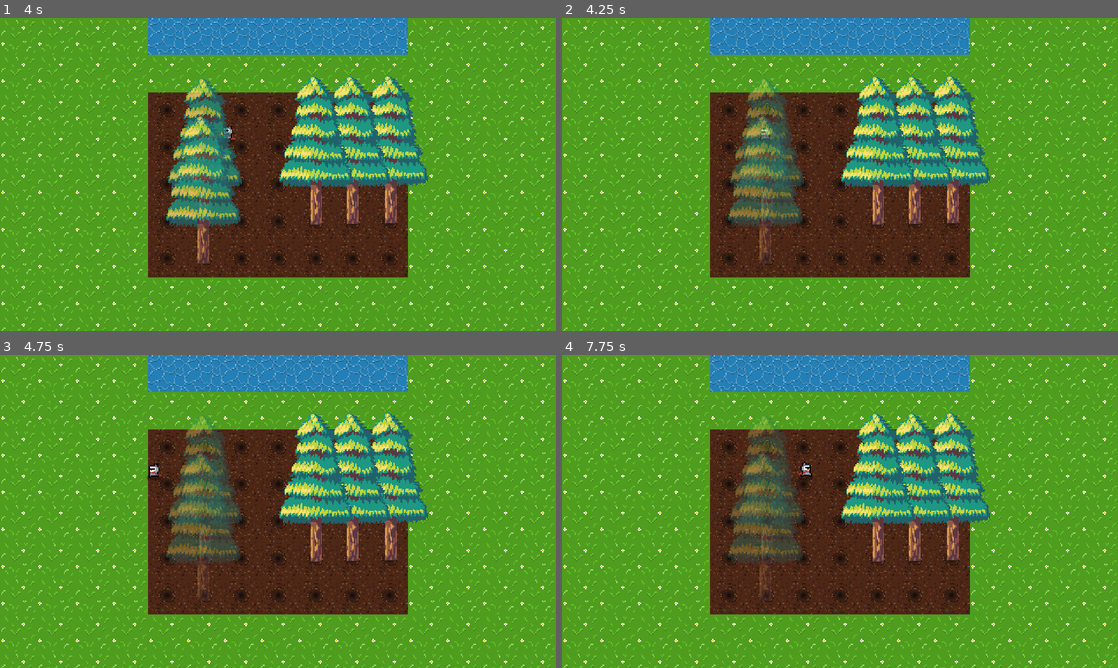
Above: before the commit, frames 1-4 (two rows, left to right).
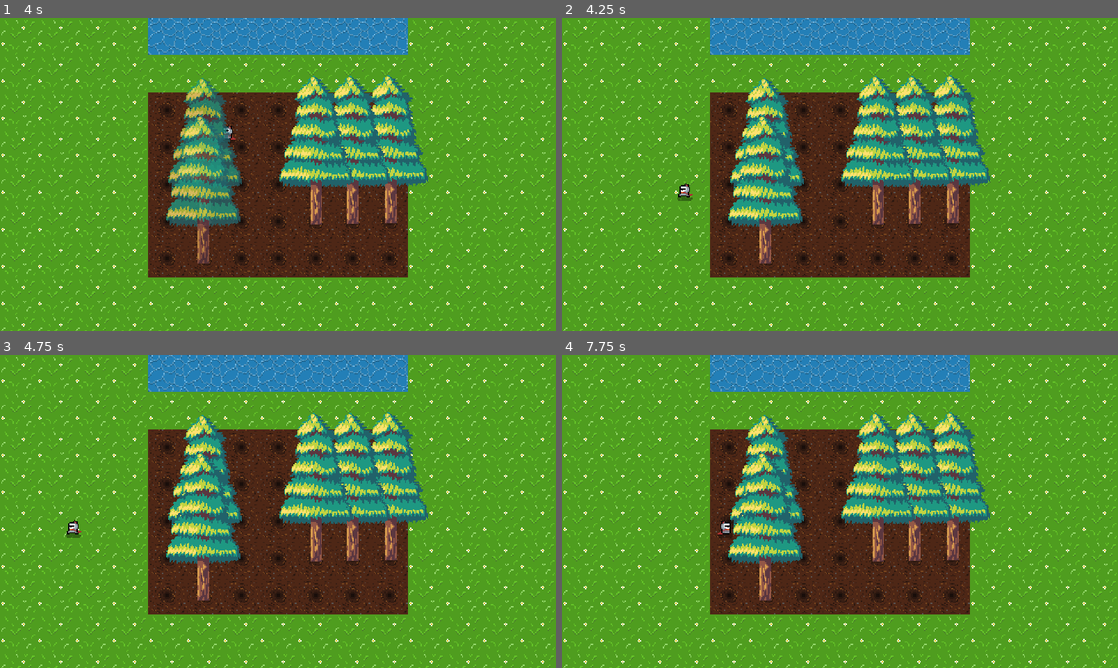
Above: after the commit, the same moments.

Repository: dev-cyprium/gd_climate_change
Game: Godot game, scene res://Scenes/Game.tscn
The game is run twice, just before and just after one commit, with the same random seed, the same clock (stepped at 60 frames per second) and the same inputs.
Inputs:
- Up to frame 1 (4 s): tap Enter at 0.5 s; hold Right (ui_right) 0.53-1.28 s; hold Down (ui_down) 1.28-2.03 s; hold Right (ui_right) 2.03-2.78 s; hold Up (ui_up) 2.78-3.53 s; hold Left (ui_left) from 3.53 s (still down)
- Up to frame 2 (4.25 s): keep holding Left (ui_left); tap R (restart, bound only after the commit) at 4.15 s
- Up to frame 3 (4.75 s): keep holding Left (ui_left)
- Up to frame 4 (7.75 s): release Left (ui_left) at 5.03 s; hold Down (ui_down) 5.03-5.78 s; hold Right (ui_right) 5.78-6.53 s; hold Up (ui_up) 6.53-7.28 s; hold Right (ui_right) from 7.28 s (still down)

Frame 1 is identical in both runs. In frame 2, 4.4% of the frame differs, in the area x 20-44%, y 19-79%; in frame 3, 4.7%, in the area x 11-44%, y 19-79%; in frame 4, 4.7%.

Commit message:
bug fixex

Diff:
--- a/Player/Player.gd
+++ b/Player/Player.gd
@@ -4,6 +4,10 @@
 
 func _ready():
 	$Animation.current_animation = "Idle"
+
+func _process(delta):
+	if Input.is_action_pressed("restart"):
+		get_tree().reload_current_scene()
 
 func _physics_process(delta):
 	movement(delta)
--- a/Trees/Default/Default.tscn
+++ b/Trees/Default/Default.tscn
@@ -46,6 +46,5 @@
 
 [node name="Animator" type="AnimationPlayer" parent="."]
 anims/Fade = SubResource( 3 )
-[connection signal="area_entered" from="Area2D" to="." method="_on_Area2D_area_entered"]
 [connection signal="body_entered" from="Area2D" to="." method="_on_Area2D_body_entered"]
 [connection signal="body_exited" from="Area2D" to="." method="_on_Area2D_body_exited"]
--- a/project.godot
+++ b/project.godot
@@ -51,6 +51,42 @@
 "svg/scale": 1.0
 }
 
+[input]
+
+ui_left={
+"deadzone": 0.5,
+"events": [ Object(InputEventKey,"resource_local_to_scene":false,"resource_name":"","device":0,"alt":false,"shift":false,"control":false,"meta":false,"command":false,"pressed":false,"scancode":16777231,"unicode":0,"echo":false,"script":null)
+, Object(InputEventJoypadButton,"resource_local_to_scene":false,"resource_name":"","device":0,"button_index":14,"pressure":0.0,"pressed":false,"script":null)
+, Object(InputEventKey,"resource_local_to_scene":false,"resource_name":"","device":0,"alt":false,"shift":false,"control":false,"meta":false,"command":false,"pressed":false,"scancode":65,"unicode":0,"echo":false,"script":null)
+ ]
+}
+ui_right={
+"deadzone": 0.5,
+"events": [ Object(InputEventKey,"resource_local_to_scene":false,"resource_name":"","device":0,"alt":false,"shift":false,"control":false,"meta":false,"command":false,"pressed":false,"scancode":16777233,"unicode":0,"echo":false,"script":null)
+, Object(InputEventJoypadButton,"resource_local_to_scene":false,"resource_name":"","device":0,"button_index":15,"pressure":0.0,"pressed":false,"script":null)
+, Object(InputEventKey,"resource_local_to_scene":false,"resource_name":"","device":0,"alt":false,"shift":false,"control":false,"meta":false,"command":false,"pressed":false,"scancode":68,"unicode":0,"echo":false,"script":null)
+ ]
+}
+ui_up={
+"deadzone": 0.5,
+"events": [ Object(InputEventKey,"resource_local_to_scene":false,"resource_name":"","device":0,"alt":false,"shift":false,"control":false,"meta":false,"command":false,"pressed":false,"scancode":16777232,"unicode":0,"echo":false,"script":null)
+, Object(InputEventJoypadButton,"resource_local_to_scene":false,"resource_name":"","device":0,"button_index":12,"pressure":0.0,"pressed":false,"script":null)
+, Object(InputEventKey,"resource_local_to_scene":false,"resource_name":"","device":0,"alt":false,"shift":false,"control":false,"meta":false,"command":false,"pressed":false,"scancode":87,"unicode":0,"echo":false,"script":null)
+ ]
+}
+ui_down={
+"deadzone": 0.5,
+"events": [ Object(InputEventKey,"resource_local_to_scene":false,"resource_name":"","device":0,"alt":false,"shift":false,"control":false,"meta":false,"command":false,"pressed":false,"scancode":16777234,"unicode":0,"echo":false,"script":null)
+, Object(InputEventJoypadButton,"resource_local_to_scene":false,"resource_name":"","device":0,"button_index":13,"pressure":0.0,"pressed":false,"script":null)
+, Object(InputEventKey,"resource_local_to_scene":false,"resource_name":"","device":0,"alt":false,"shift":false,"control":false,"meta":false,"command":false,"pressed":false,"scancode":83,"unicode":0,"echo":false,"script":null)
+ ]
+}
+restart={
+"deadzone": 0.5,
+"events": [ Object(InputEventKey,"resource_local_to_scene":false,"resource_name":"","device":0,"alt":false,"shift":false,"control":false,"meta":false,"command":false,"pressed":false,"scancode":82,"unicode":0,"echo":false,"script":null)
+ ]
+}
+
 [rendering]
 
 quality/2d/use_pixel_snap=true
